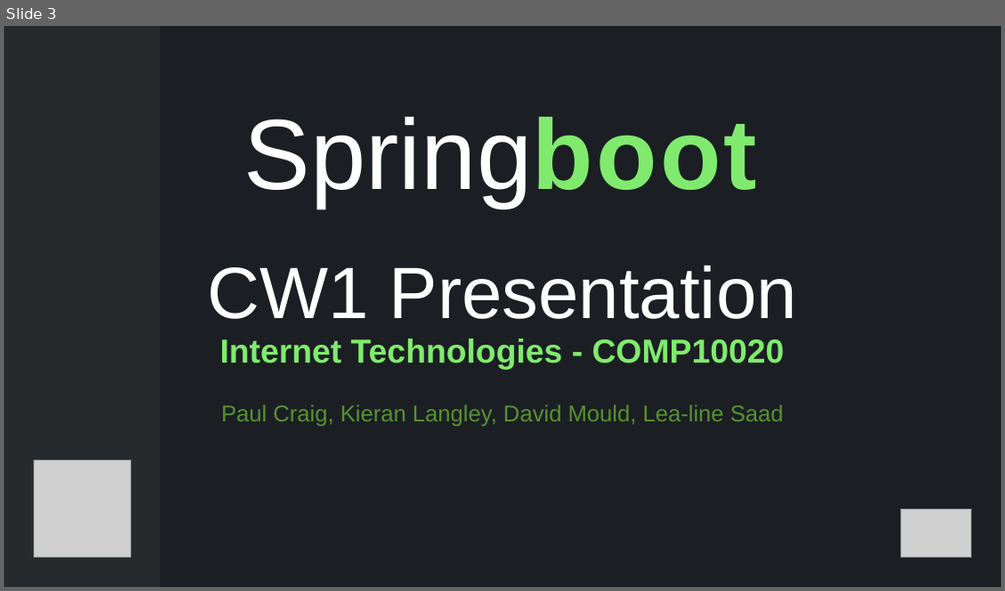
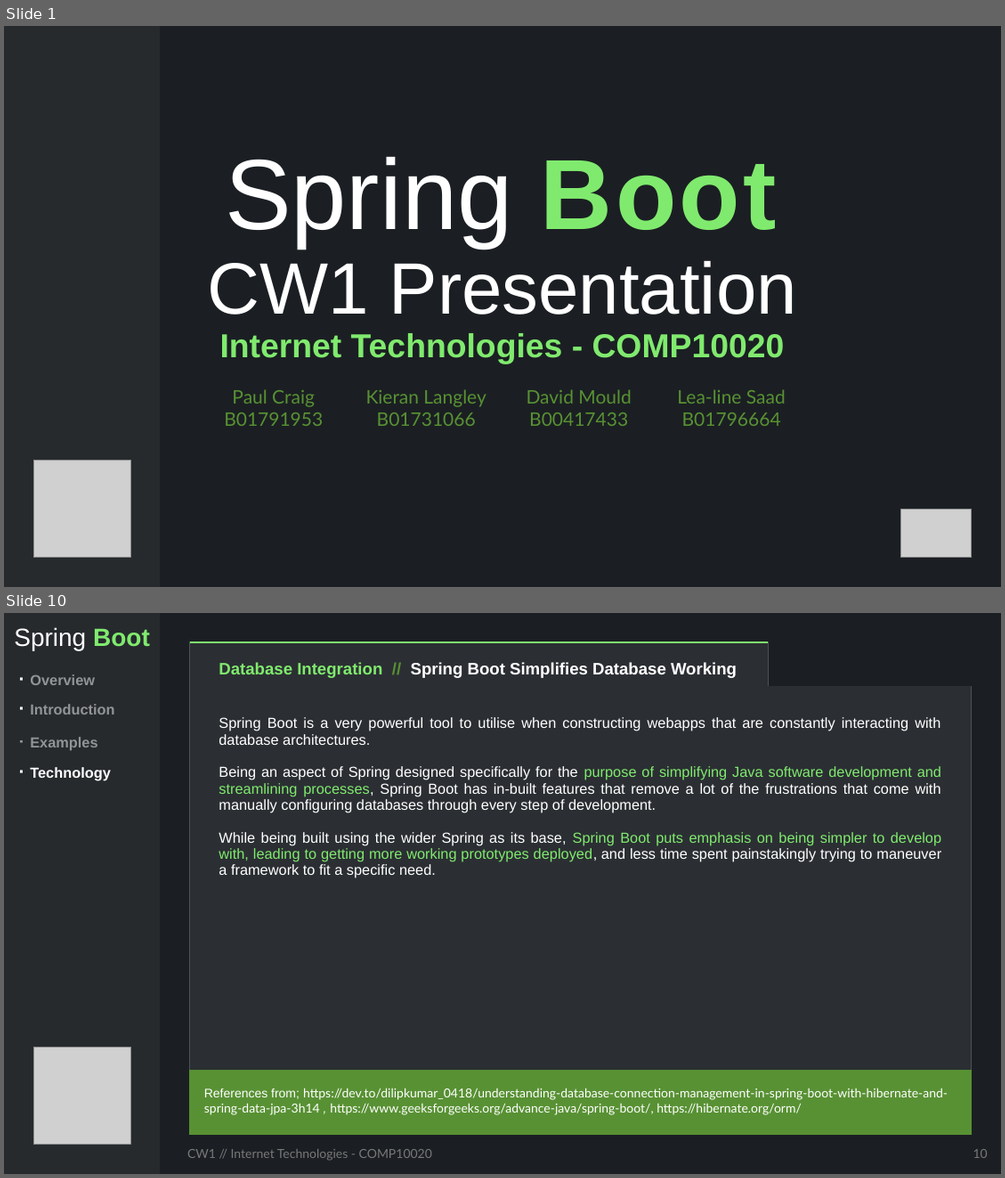
Before and after one commit to FEDavid/CW1_Internet_Technologies_COMP10020, a slide deck: Presentation.pptx. Shown one above the other, each under a label of ours: slide 3 before the commit, slides 1 and 10 after it; the slides between them are not shown. The pictures are 1005x591 and 1005x1178 pixels, drawn with LibreOffice and Linux fonts; fonts in the diff are those of the drawing; grey boxes stand for pictures. Boxes give left, top, right and bottom in pixels: in the first picture for what was removed or moved away, otherwise in the second. Text is boxed around its words. In the diff, an @@ line names an element or a change of style, - is before the commit and + after.

```diff
--- a/Presentation.pptx
+++ b/Presentation.pptx
@@ slide 10 added at bbox=[4, 613, 1001, 1174], background #1B1F23 @@
@@ rectangle added at bbox=[4, 613, 161, 1174], fill #262A2D @@
@@ text added at bbox=[14, 627, 150, 650], 24 pt, text #FFFFFF @@
+Spring Boot
@@ table added at bbox=[189, 642, 971, 1135], 3 rows, 2 columns @@
+Database Integration // Spring Boot Simplifies Database Working | 
+Spring Boot is a very powerful tool to utilise when constructing webapps that are constantly interacting with database architectures. / Being an aspect of Spring designed specifically for the purpose of simplifying Java software development and streamlining processes, Spring Boot has in-built features that remove a lot of the frustrations that come with manually configuring databases through every step of development. / While being built using the wider Spring as its base, Spring Boot puts emphasis on being simpler to develop with, leading to getting more working prototypes deployed, and less time spent painstakingly trying to maneuver a framework to fit a specific need. | 
+References from; https://dev.to/dilipkumar_0418/understanding-database-connection-management-in-spring-boot-with-hibernate-and-spring-data-jpa-3h14 , https://www.geeksforgeeks.org/advance-java/spring-boot/, https://hibernate.org/orm/ | 
@@ text added at bbox=[30, 674, 95, 685], 14 pt, text #FFFFFF at 50% opacity, bold @@
+· Overview
@@ text added at bbox=[30, 704, 114, 714], 14 pt, text #FFFFFF at 50% opacity, bold @@
+· Introduction
@@ text added at bbox=[30, 737, 97, 751], 14 pt, text #FFFFFF at 50% opacity, bold @@
+· Examples
@@ text added at bbox=[30, 767, 111, 781], 14 pt, text #FFFFFF, bold @@
+· Technology
@@ picture added at bbox=[33, 1047, 130, 1144] @@
@@ text added at bbox=[187, 1149, 432, 1160], 12 pt, text #797979 @@
+CW1 // Internet Technologies - COMP10020
@@ page number added at bbox=[973, 1149, 987, 1158], 12 pt, text #797979 @@
+10
@@ what was slide 3 is now slide 1 @@
@@ slide 1 changed as well @@
@@ title at bbox=[208, 157, 797, 364]: text changed; size 22 to 32 pt; text colour #589133 to #80EA6E; bold on @@
-Springboot
-d
-CW1 Presentation
-Internet Technologies - COMP10020
-Paul Craig, Kieran Langley, David Mould, Lea-line Saad
+Spring Boot
+CW1 Presentation
+Internet Technologies - COMP10020
@@ table added at bbox=[197, 386, 807, 431], 2 rows, 4 columns @@
+Paul Craig | Kieran Langley | David Mould | Lea-line Saad
+B01791953 | B01731066 | B00417433 | B01796664
```
Also in this commit, not shown: 14 other slides added, 4 slides removed, 9 other files.
